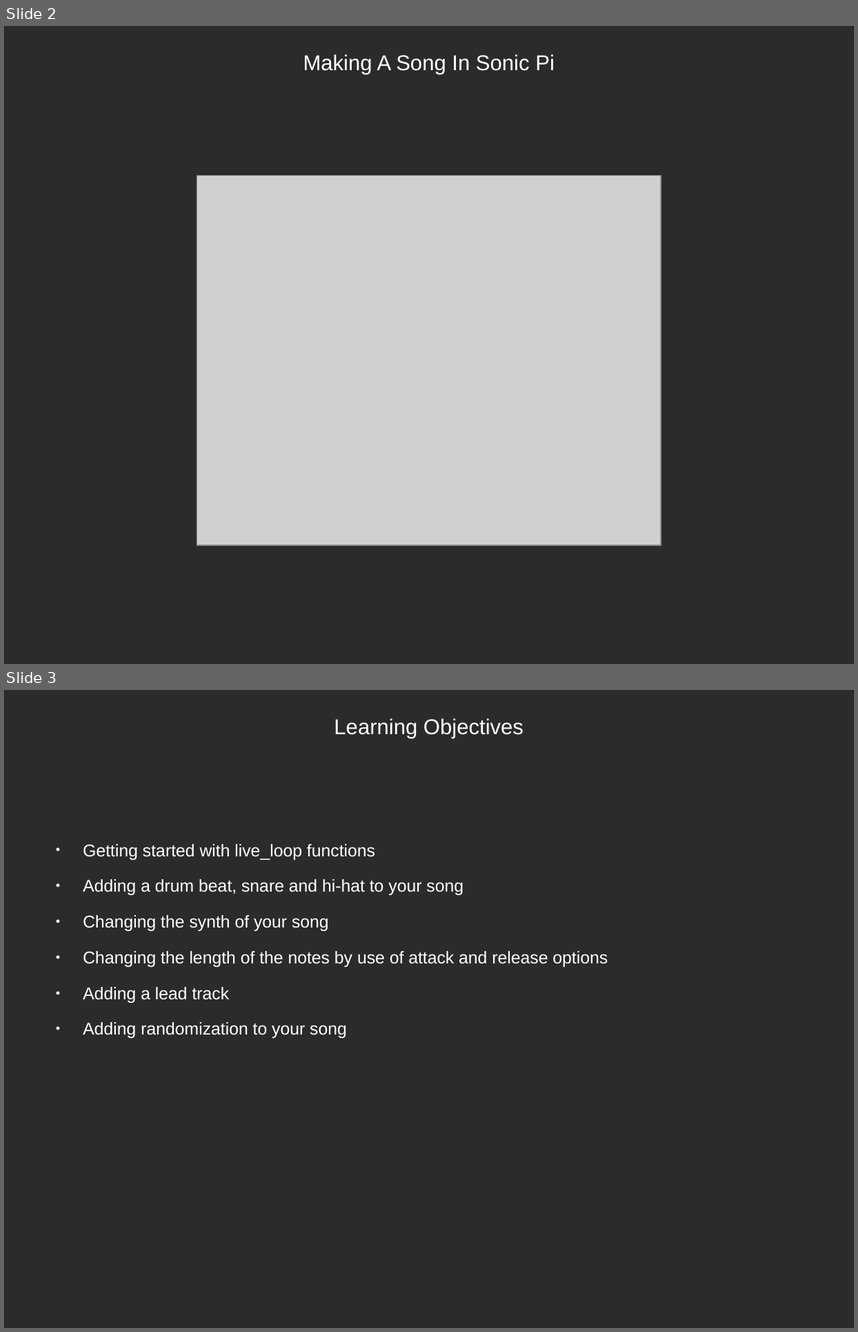
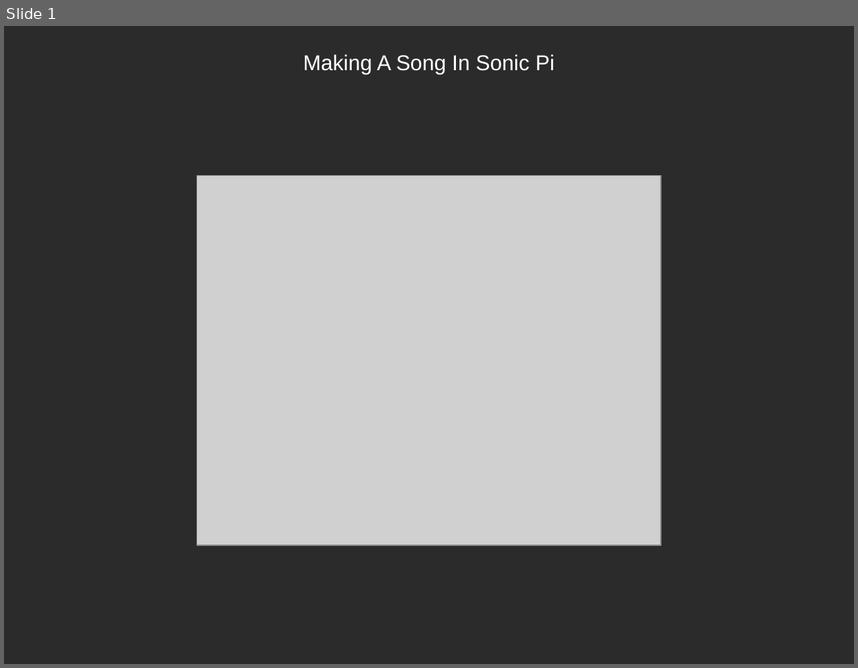
Before and after one commit to tunapanda/Sonic-Pi, a slide deck: Part_one/Exporting A Track.odp. Shown one above the other, each under a label of ours: slides 2 and 3 before the commit, slide 1 after it. The pictures are 858x1332 and 858x668 pixels, drawn with LibreOffice and Linux fonts; fonts in the diff are those of the drawing; grey boxes stand for pictures; background and template pictures are left out; a plain dark background stands for a picture behind light text. Boxes give left, top, right and bottom in pixels: in the first picture for what was removed or moved away, otherwise in the second. Text is boxed around its words. In the diff, an @@ line names an element or a change of style, - is before the commit and + after.

Commit message:
Exporting a track file added

```diff
--- a/Part_one/Exporting A Track.odp
+++ b/Part_one/Exporting A Track.odp
@@ slide 3 removed at [4,690,854,1328], background picture (left out) @@
@@ title removed at [334,718,524,738] @@
-Learning Objectives
@@ text removed at [83,844,608,1038] @@
-● Getting started with live_loop functions
-● Adding a drum beat, snare and hi-hat to your song
-● Changing the synth of your song
-● Changing the length of the notes by use of attack and release options
-● Adding a lead track
-● Adding randomization to your song
@@ what was slide 2 is now slide 1 @@
```
Also in this commit, not shown: 11 slides added, 14 other files.
